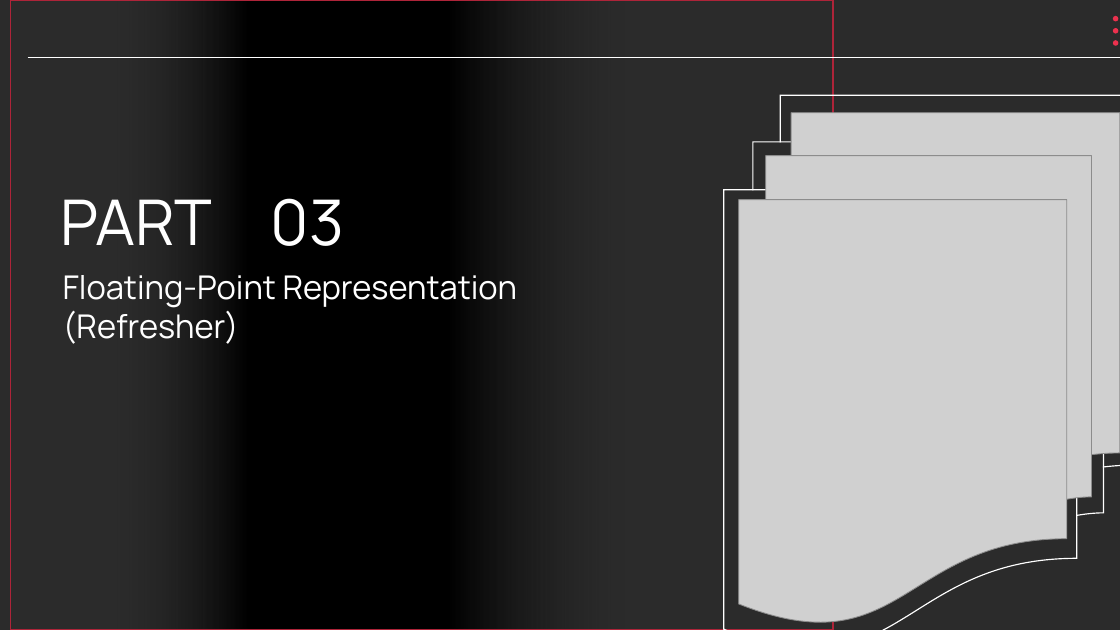
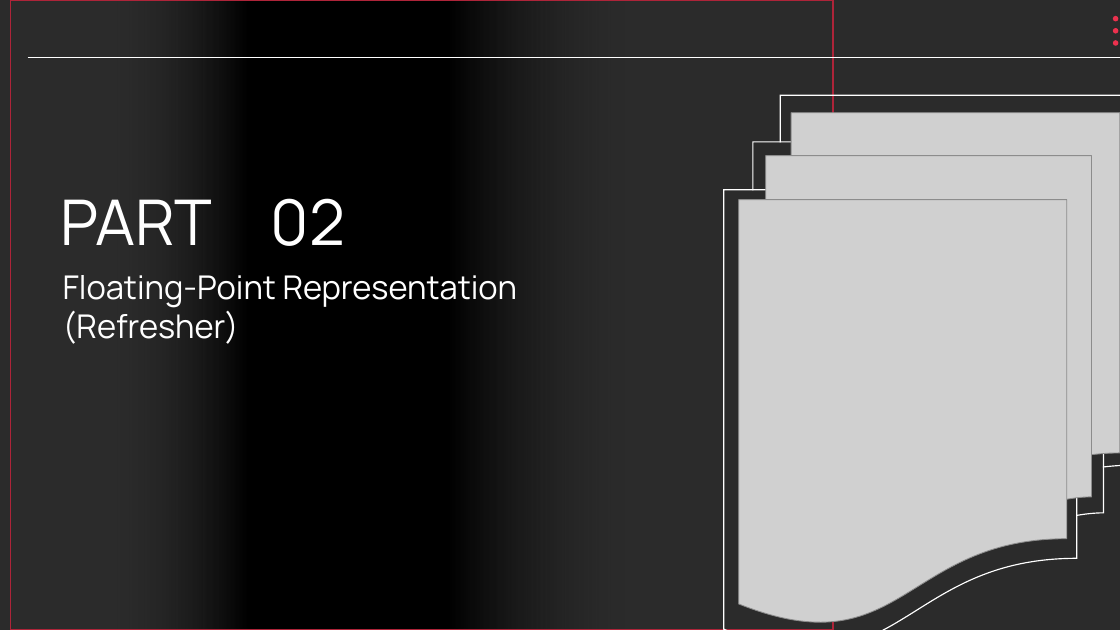
Before and after one commit to chbsaikiran/CBIT-DSP-SEMINAR-RELATED, a slide deck: slide 33 of Slides/From Theory to Code_ Fixed-Point FIR Filter Design and Speech Quality Evaluation.pptx. Drawn at 1120x630 pixels with LibreOffice and Linux fonts; fonts in the diff are those of the drawing; grey boxes stand for pictures; background and template pictures are left out; a plain dark background stands for a picture behind light text. Boxes give left, top, right and bottom in pixels: in the first picture for what was removed or moved away, otherwise in the second. Text is boxed around its words. In the diff, an @@ line names an element or a change of style, - is before the commit and + after.

```diff
--- a/Slides/From Theory to Code_ Fixed-Point FIR Filter Design and Speech Quality Evaluation.pptx
+++ b/Slides/From Theory to Code_ Fixed-Point FIR Filter Design and Speech Quality Evaluation.pptx
@@ text at [271,198,345,246]: text changed @@
-03
+02
```
Also in this commit, not shown: 3 other slides changed, 3 slides added.
